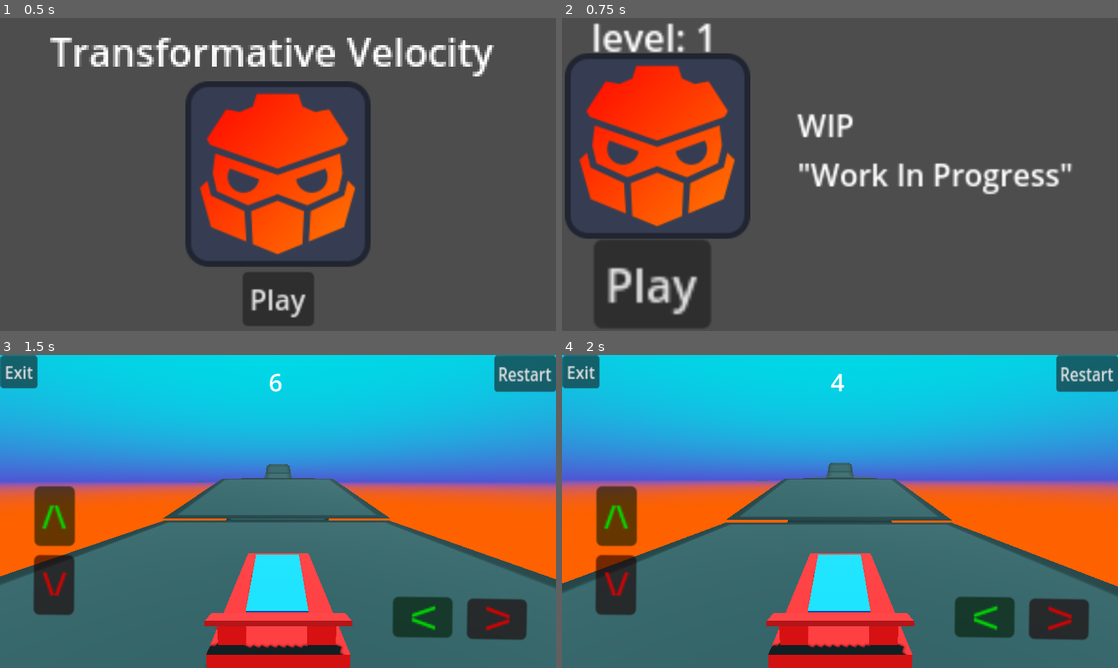
Above: before the commit, frames 1-4 (two rows, left to right).
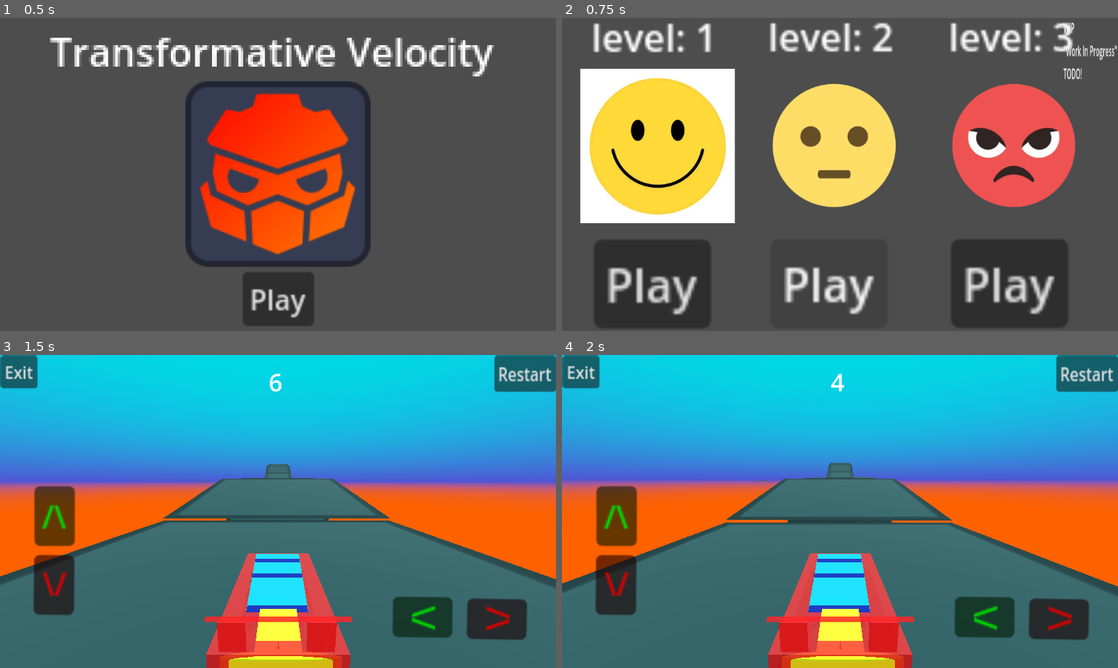
Above: after the commit, the same moments.

Repository: had2020/Transformative-Velocity
Game: Godot game, scene res://scenes/menu.tscn
Same seed, same stepped clock (60 frames per second), same inputs: the game is played once before the commit and once after it. Sound files missing from this copy of the repository are replaced by a short silence.
Inputs:
- Up to frame 1 (0.5 s): no input
- Up to frame 2 (0.75 s): click "Play" at 0.5 s
- Up to frame 3 (1.5 s): click "Play" at 1.25 s
- Up to frame 4 (2 s): no input

Frame 1 is identical in both runs. In frame 2, 39% of the frame differs, in the area x 0-100%, y 1-99%; in frame 3, 5.3%; in frame 4, 5.3%.

Commit message:
more content

Diff:
--- a/cars/BaseCar.tscn
+++ b/cars/BaseCar.tscn
@@ -6,16 +6,41 @@
 size = Vector3(1.9717, 1, 2.08592)
 
 [sub_resource type="StandardMaterial3D" id="StandardMaterial3D_lui0j"]
-albedo_color = Color(1, 0, 0, 1)
+transparency = 1
+albedo_color = Color(1, 0, 0, 0.827451)
 
 [sub_resource type="BoxMesh" id="BoxMesh_u5god"]
 material = SubResource("StandardMaterial3D_lui0j")
 
+[sub_resource type="StandardMaterial3D" id="StandardMaterial3D_rv4qj"]
+albedo_color = Color(0, 0, 0, 1)
+
+[sub_resource type="PrismMesh" id="PrismMesh_rj5il"]
+material = SubResource("StandardMaterial3D_rv4qj")
+
+[sub_resource type="StandardMaterial3D" id="StandardMaterial3D_kj56m"]
+albedo_color = Color(1, 1, 0, 1)
+
+[sub_resource type="CylinderMesh" id="CylinderMesh_43ync"]
+material = SubResource("StandardMaterial3D_kj56m")
+
+[sub_resource type="StandardMaterial3D" id="StandardMaterial3D_b4um5"]
+albedo_color = Color(1, 1, 0, 1)
+
+[sub_resource type="CapsuleMesh" id="CapsuleMesh_5vxln"]
+material = SubResource("StandardMaterial3D_b4um5")
+
 [sub_resource type="StandardMaterial3D" id="StandardMaterial3D_gvmww"]
 albedo_color = Color(0, 0.384314, 1, 1)
 
 [sub_resource type="BoxMesh" id="BoxMesh_qoqf8"]
 material = SubResource("StandardMaterial3D_gvmww")
+
+[sub_resource type="StandardMaterial3D" id="StandardMaterial3D_fblnw"]
+albedo_color = Color(0, 0, 0.317647, 1)
+
+[sub_resource type="PlaneMesh" id="PlaneMesh_1e5dl"]
+material = SubResource("StandardMaterial3D_fblnw")
 
 [node name="car" type="VehicleBody3D"]
 center_of_mass_mode = 1
@@ -141,11 +166,23 @@
 transform = Transform3D(1, 0, 0, 0, 0.988387, 0.151961, 0, -0.151961, 0.988387, 0, 3.37968, 5.44511)
 
 [node name="body" type="MeshInstance3D" parent="."]
-transform = Transform3D(-2.44093, 0, -7.30858e-07, 0, 0.7, 0, 3.6857e-07, 0, -4.84025, 0, 0.121598, 0)
-mesh = SubResource("BoxMesh_u5god")
+transform = Transform3D(-2.44093, 0, -7.30858e-07, 0, 0.7, 0, 3.6857e-07, 0, -4.84025, -0.00142109, 0.123878, -0.00308347)
+mesh = SubResource("BoxMesh_u5god")
+
+[node name="MeshInstance3D" type="MeshInstance3D" parent="body"]
+transform = Transform3D(1, 0, 0, 0, 1, 0, -7.10543e-15, 0, 0.948047, 0, 0, 0)
+mesh = SubResource("PrismMesh_rj5il")
+
+[node name="MeshInstance3D2" type="MeshInstance3D" parent="body"]
+transform = Transform3D(-9.86089e-09, 0.170156, 0, -0.225591, -7.43773e-09, 0, 3.17637e-22, -7.99361e-15, 0.999508, -0.000629126, 0.444563, -0.00352211)
+mesh = SubResource("CylinderMesh_43ync")
+
+[node name="MeshInstance3D3" type="MeshInstance3D" parent="body"]
+transform = Transform3D(0.867454, 0, 1.77636e-15, 0, 0.26358, 0, -2.13163e-14, 0, -0.0370287, -0.0175748, 0.214733, -0.489864)
+mesh = SubResource("CapsuleMesh_5vxln")
 
 [node name="rail" type="MeshInstance3D" parent="."]
-transform = Transform3D(-2.44093, 0, -5.91274e-08, 1.13686e-07, 0.0840193, -0.120785, 3.50598e-07, -0.0272444, -0.372489, 0, 0.990425, 2.22218)
+transform = Transform3D(-2.44093, -7.19857e-16, -5.91274e-08, 2.15446e-07, 0.0716643, -0.228899, 2.99043e-07, -0.0516308, -0.317714, 0, 0.990425, 2.22218)
 mesh = SubResource("BoxMesh_u5god")
 
 [node name="bar" type="MeshInstance3D" parent="."]
@@ -157,8 +194,20 @@
 mesh = SubResource("BoxMesh_u5god")
 
 [node name="MeshInstance3D" type="MeshInstance3D" parent="."]
-transform = Transform3D(1.39692, 0, 0, 0, 0.380983, -0.477796, 0, 0.0823506, 2.21046, -0.0277523, 0.556672, 0.147649)
+transform = Transform3D(1.39692, 0, 0, 0, 0.37869, -0.535649, 0, 0.0923218, 2.19716, -0.0277523, 0.556672, 0.147649)
 mesh = SubResource("BoxMesh_qoqf8")
+
+[node name="MeshInstance3D" type="MeshInstance3D" parent="MeshInstance3D"]
+transform = Transform3D(0.495108, 0, 0, 0, 0.765365, 0, 0, 0, 0.0375657, 0, 0.548241, -0.0230364)
+mesh = SubResource("PlaneMesh_1e5dl")
+
+[node name="MeshInstance3D2" type="MeshInstance3D" parent="MeshInstance3D"]
+transform = Transform3D(0.495108, 0, 0, 0, 0.765365, 0, 0, 0, 0.0375657, 0, 0.506743, -0.345704)
+mesh = SubResource("PlaneMesh_1e5dl")
+
+[node name="MeshInstance3D3" type="MeshInstance3D" parent="MeshInstance3D"]
+transform = Transform3D(0.495108, 0, 0, 0, 0.765365, 0, 0, 0, 0.0375657, 0, 0.515676, 0.460374)
+mesh = SubResource("PlaneMesh_1e5dl")
 
 [connection signal="button_down" from="Hud/Up_Button" to="." method="_on_up_button_button_down"]
 [connection signal="button_up" from="Hud/Up_Button" to="." method="_on_up_button_button_up"]
--- /dev/null
+++ b/scenes/level_2.tscn
@@ -0,0 +1,99 @@
+[gd_scene load_steps=10 format=3 uid="uid://jd3jmri72su8"]
+
+[ext_resource type="Script" path="res://scenes/level.gd" id="1_ckgxg"]
+[ext_resource type="PackedScene" uid="uid://duy0dbkychify" path="res://cars/BaseCar.tscn" id="2_2wwlp"]
+[ext_resource type="AudioStream" uid="uid://ckvpt2qrxs7my" path="res://assets/sounds/happy.mp3" id="3_deui1"]
+[ext_resource type="PackedScene" uid="uid://c3uk6bbkmlydk" path="res://scenes/floor_tile.tscn" id="4_hfh7x"]
+[ext_resource type="PackedScene" uid="uid://61ut5m70glvx" path="res://scenes/finish_line.tscn" id="5_6wsap"]
+
+[sub_resource type="ProceduralSkyMaterial" id="ProceduralSkyMaterial_5hklr"]
+sky_top_color = Color(0, 0.769445, 0.820386, 1)
+sky_horizon_color = Color(0.25, 0.267851, 0.705097, 1)
+ground_bottom_color = Color(1, 0.301961, 0, 1)
+ground_horizon_color = Color(0.25, 0.267851, 0.705097, 1)
+
+[sub_resource type="Sky" id="Sky_htovp"]
+sky_material = SubResource("ProceduralSkyMaterial_5hklr")
+
+[sub_resource type="Environment" id="Environment_0ayn8"]
+background_mode = 2
+sky = SubResource("Sky_htovp")
+tonemap_mode = 2
+
+[sub_resource type="WorldBoundaryShape3D" id="WorldBoundaryShape3D_2wnsn"]
+
+[node name="Level" type="Node3D"]
+script = ExtResource("1_ckgxg")
+
+[node name="WorldEnvironment" type="WorldEnvironment" parent="."]
+environment = SubResource("Environment_0ayn8")
+
+[node name="DirectionalLight3D" type="DirectionalLight3D" parent="."]
+transform = Transform3D(-0.866025, -0.433013, 0.25, 0, 0.5, 0.866025, -0.5, 0.75, -0.433013, 0, 0, 0)
+shadow_enabled = true
+
+[node name="car" parent="." instance=ExtResource("2_2wwlp")]
+transform = Transform3D(1, 0, 0, 0, 1, 0, 0, 0, 1, 0.130992, 0, 2.26359)
+
+[node name="AudioStreamPlayer" type="AudioStreamPlayer" parent="."]
+stream = ExtResource("3_deui1")
+autoplay = true
+
+[node name="Lava" type="Area3D" parent="."]
+transform = Transform3D(10, 0, 0, 0, 1, 0, 0, 0, 10, 0.000709534, -77.0495, -0.0475006)
+
+[node name="CollisionShape3D" type="CollisionShape3D" parent="Lava"]
+shape = SubResource("WorldBoundaryShape3D_2wnsn")
+
+[node name="floors" type="Node3D" parent="."]
+
+[node name="floor_tile" parent="floors" instance=ExtResource("4_hfh7x")]
+transform = Transform3D(1, 0, 0, 0, 1, 0, 0, 0, 1, -0.00919151, 0.0328088, 0.0199165)
+
+[node name="floor_tile2" parent="floors" instance=ExtResource("4_hfh7x")]
+transform = Transform3D(1, 0, 0, 0, 1, 0, 0, 0, 10.714, -0.00919151, 0.0328088, -116.986)
+
+[node name="floor_tile3" parent="floors" instance=ExtResource("4_hfh7x")]
+transform = Transform3D(1.04942, 0, 0, 0, 0.985871, 1.79469, 0, -0.167509, 10.5626, -0.00919151, -34.2619, -407.766)
+
+[node name="floor_tile5" parent="floors/floor_tile3" instance=ExtResource("4_hfh7x")]
+transform = Transform3D(0.64265, 0.766033, 0.0139618, -0.766026, 0.642772, -0.0069809, -0.0143221, -0.00620862, 0.999878, -16.0413, 7.37617, 0.137966)
+
+[node name="floor_tile6" parent="floors/floor_tile3" instance=ExtResource("4_hfh7x")]
+transform = Transform3D(0.6428, -0.765907, 0.0139618, 0.766026, 0.642772, -0.00698113, -0.00362728, 0.0151827, 0.999878, 15.4695, 7.37617, 0.137966)
+
+[node name="floor_tile4" parent="floors" instance=ExtResource("4_hfh7x")]
+transform = Transform3D(1, 0, 0, 0, 0.980014, -0.00964725, 0, 0.00697869, 1.35473, 0.235539, -37.2275, -437.289)
+
+[node name="Tunnel" type="Node3D" parent="floors"]
+transform = Transform3D(1, 0, 0, 0, 1, 0, 0, 0, 1, -0.119766, -39.4719, -718.944)
+
+[node name="floor_tile5" parent="floors/Tunnel" instance=ExtResource("4_hfh7x")]
+transform = Transform3D(1, 0, 0, 0, 1.14671, 0, 0, 0, 19.5765, 0.977521, -7.99451, -14.6866)
+
+[node name="floor_tile8" parent="floors/Tunnel" instance=ExtResource("4_hfh7x")]
+transform = Transform3D(1, 0, 0, 0, 1.09708, -0.319547, 0, 0.333695, 1.05057, 0.977517, -5.11881, 85.7679)
+
+[node name="floor_tile9" parent="floors/Tunnel" instance=ExtResource("4_hfh7x")]
+transform = Transform3D(1, 0, 0, 0, 1.09708, -0.319547, 0, 0.333695, 1.05057, 0.938066, -5.089, 10.569)
+
+[node name="floor_tile10" parent="floors/Tunnel" instance=ExtResource("4_hfh7x")]
+transform = Transform3D(1, 0, 0, 0, 1.09708, -0.319547, 0, 0.333695, 1.05057, 0.938066, -5.089, -76.5693)
+
+[node name="floor_tile11" parent="floors/Tunnel" instance=ExtResource("4_hfh7x")]
+transform = Transform3D(1, 0, 0, 0, 1.09708, -0.319547, 0, 0.333695, 1.05057, -2.41179, -4.84561, -216.369)
+
+[node name="floor_tile6" parent="floors/Tunnel" instance=ExtResource("4_hfh7x")]
+transform = Transform3D(0.64269, -0.878296, 0.341657, 0.766044, 0.73709, 0, -0.0112182, 0.0153307, 19.5735, 12.8655, -1.11827, -14.8164)
+
+[node name="floor_tile7" parent="floors/Tunnel" instance=ExtResource("4_hfh7x")]
+transform = Transform3D(-0.642788, 0.87843, 1.71143e-06, 0.766044, 0.73709, 0, -5.61943e-08, 7.67948e-08, -19.5765, -12.4924, -1.11827, -14.8164)
+
+[node name="Finish line" parent="." instance=ExtResource("5_6wsap")]
+transform = Transform3D(4.80055, 0, 0, 0, 3.19216, 0, 0, 0, 1, -3.07889, -31.5268, -958.735)
+
+[connection signal="finished" from="AudioStreamPlayer" to="." method="_on_audio_stream_player_finished"]
+[connection signal="area_entered" from="Lava" to="." method="_on_lava_area_entered"]
+[connection signal="area_shape_entered" from="Lava" to="." method="_on_lava_area_shape_entered"]
+[connection signal="body_entered" from="Lava" to="." method="_on_lava_body_entered"]
+[connection signal="body_shape_entered" from="Lava" to="." method="_on_lava_body_shape_entered"]
--- /dev/null
+++ b/scenes/level_3.tscn
@@ -0,0 +1,108 @@
+[gd_scene load_steps=10 format=3 uid="uid://dk7tnpydrny47"]
+
+[ext_resource type="Script" path="res://scenes/level.gd" id="1_k5kp0"]
+[ext_resource type="PackedScene" uid="uid://duy0dbkychify" path="res://cars/BaseCar.tscn" id="2_6ekic"]
+[ext_resource type="AudioStream" uid="uid://ckvpt2qrxs7my" path="res://assets/sounds/happy.mp3" id="3_26bgp"]
+[ext_resource type="PackedScene" uid="uid://c3uk6bbkmlydk" path="res://scenes/floor_tile.tscn" id="4_kyh04"]
+[ext_resource type="PackedScene" uid="uid://61ut5m70glvx" path="res://scenes/finish_line.tscn" id="5_pyq5r"]
+
+[sub_resource type="ProceduralSkyMaterial" id="ProceduralSkyMaterial_5hklr"]
+sky_top_color = Color(0, 0.769445, 0.820386, 1)
+sky_horizon_color = Color(0.25, 0.267851, 0.705097, 1)
+ground_bottom_color = Color(1, 0.301961, 0, 1)
+ground_horizon_color = Color(0.25, 0.267851, 0.705097, 1)
+
+[sub_resource type="Sky" id="Sky_htovp"]
+sky_material = SubResource("ProceduralSkyMaterial_5hklr")
+
+[sub_resource type="Environment" id="Environment_0ayn8"]
+background_mode = 2
+sky = SubResource("Sky_htovp")
+tonemap_mode = 2
+
+[sub_resource type="WorldBoundaryShape3D" id="WorldBoundaryShape3D_2wnsn"]
+
+[node name="Level" type="Node3D"]
+script = ExtResource("1_k5kp0")
+
+[node name="WorldEnvironment" type="WorldEnvironment" parent="."]
+environment = SubResource("Environment_0ayn8")
+
+[node name="DirectionalLight3D" type="DirectionalLight3D" parent="."]
+transform = Transform3D(-0.866025, -0.433013, 0.25, 0, 0.5, 0.866025, -0.5, 0.75, -0.433013, 0, 0, 0)
+shadow_enabled = true
+
+[node name="car" parent="." instance=ExtResource("2_6ekic")]
+transform = Transform3D(1, 0, 0, 0, 1, 0, 0, 0, 1, 0.130992, 0, 2.26359)
+
+[node name="AudioStreamPlayer" type="AudioStreamPlayer" parent="."]
+stream = ExtResource("3_26bgp")
+autoplay = true
+
+[node name="Lava" type="Area3D" parent="."]
+transform = Transform3D(10, 0, 0, 0, 1, 0, 0, 0, 10, 0.000709534, -109.029, -0.0475006)
+
+[node name="CollisionShape3D" type="CollisionShape3D" parent="Lava"]
+shape = SubResource("WorldBoundaryShape3D_2wnsn")
+
+[node name="floors" type="Node3D" parent="."]
+
+[node name="floor_tile" parent="floors" instance=ExtResource("4_kyh04")]
+transform = Transform3D(1, 0, 0, 0, 1, 0, 0, 0, 1, -0.00919151, 0.0328088, 0.0199165)
+
+[node name="Tunnel" type="Node3D" parent="floors"]
+transform = Transform3D(1, 0, 0, 0, 0.991698, 0.128588, 0, -0.128588, 0.991698, -0.119743, -15.3906, -188.192)
+
+[node name="floor_tile5" parent="floors/Tunnel" instance=ExtResource("4_kyh04")]
+transform = Transform3D(1, 0, 0, 0, 1.14671, 0, 0, 0, 19.5765, 0.977521, -7.99451, -14.6866)
+
+[node name="floor_tile8" parent="floors/Tunnel" instance=ExtResource("4_kyh04")]
+transform = Transform3D(1, 0, 0, 0, 1.09708, -0.319547, 0, 0.333695, 1.05057, 0.977517, -5.11881, 85.7679)
+
+[node name="floor_tile9" parent="floors/Tunnel" instance=ExtResource("4_kyh04")]
+transform = Transform3D(1, 0, 0, 0, 1.09708, -0.319547, 0, 0.333695, 1.05057, 0.938066, -5.089, 10.569)
+
+[node name="floor_tile10" parent="floors/Tunnel" instance=ExtResource("4_kyh04")]
+transform = Transform3D(1, 0, 0, 0, 1.09708, -0.319547, 0, 0.333695, 1.05057, 0.938066, -5.089, -76.5693)
+
+[node name="floor_tile7" parent="floors/Tunnel" instance=ExtResource("4_kyh04")]
+transform = Transform3D(-0.642788, 0.87843, 1.71143e-06, 0.766044, 0.73709, 0, -5.61943e-08, 7.67948e-08, -19.5765, -12.4924, -1.11827, -14.8164)
+
+[node name="floor_tile11" parent="floors" instance=ExtResource("4_kyh04")]
+transform = Transform3D(1, 0, 0, 0, 1.14671, 0, 0, 0, 8.76577, -2.53153, -48.0184, -462.458)
+
+[node name="floor_tile12" parent="floors" instance=ExtResource("4_kyh04")]
+transform = Transform3D(1, 0, 0, 0, 1.14671, 0, 0, 0, 1.04667, -2.53153, -53.4428, -556.402)
+
+[node name="floor_tile13" parent="floors" instance=ExtResource("4_kyh04")]
+transform = Transform3D(1, 0, 0, 0, 1.14671, 0, 0, 0, 1.04667, -2.53153, -59.1753, -574.294)
+
+[node name="floor_tile14" parent="floors" instance=ExtResource("4_kyh04")]
+transform = Transform3D(1, 0, 0, 0, 1.14671, 0, 0, 0, 1.04667, -2.53153, -66.5316, -604.521)
+
+[node name="floor_tile15" parent="floors" instance=ExtResource("4_kyh04")]
+transform = Transform3D(0.671229, 0, 4.79195, 0, 1.14671, 0, -0.74125, 0, 4.33929, -42.8421, -74.1198, -657.481)
+
+[node name="floor_tile16" parent="floors" instance=ExtResource("4_kyh04")]
+transform = Transform3D(-0.512208, 0, 5.55227, 0, 1.14671, 0, -0.858862, 0, -3.31126, -134.07, -74.2686, -672.103)
+
+[node name="floor_tile17" parent="floors" instance=ExtResource("4_kyh04")]
+transform = Transform3D(-0.769188, 0, 4.13109, 0, 1.14671, 0, -0.639023, 0, -4.97256, -225.114, -74.9211, -593.521)
+
+[node name="floor_tile18" parent="floors" instance=ExtResource("4_kyh04")]
+transform = Transform3D(-0.94839, 0, 2.04999, 0, 1.14671, 0, -0.317106, 0, -6.13105, -279.837, -75.7315, -495.9)
+
+[node name="floor_tile19" parent="floors" instance=ExtResource("4_kyh04")]
+transform = Transform3D(0.310676, 0.460638, 5.56907, 1.91566e-08, 1.03927, -2.7321, -0.950516, 0.15056, 1.82025, -340.461, -59.0349, -458.391)
+
+[node name="floor_tile20" parent="floors" instance=ExtResource("4_kyh04")]
+transform = Transform3D(-2.12311, 0, 1.15103, 0, 1.14671, 0, -0.571388, 0, -4.27688, -323.254, -87.0875, -344.287)
+
+[node name="Finish line" parent="floors" instance=ExtResource("5_pyq5r")]
+transform = Transform3D(5.00606, 0, -0.022988, 0, 2.64153, 0, 1.08244, 0, 0.106315, -332.333, -81.1082, -297.975)
+
+[connection signal="finished" from="AudioStreamPlayer" to="." method="_on_audio_stream_player_finished"]
+[connection signal="area_entered" from="Lava" to="." method="_on_lava_area_entered"]
+[connection signal="area_shape_entered" from="Lava" to="." method="_on_lava_area_shape_entered"]
+[connection signal="body_entered" from="Lava" to="." method="_on_lava_body_entered"]
+[connection signal="body_shape_entered" from="Lava" to="." method="_on_lava_body_shape_entered"]
--- a/scenes/level_select.tscn
+++ b/scenes/level_select.tscn
@@ -1,7 +1,9 @@
-[gd_scene load_steps=3 format=3 uid="uid://blkasq375agl8"]
+[gd_scene load_steps=5 format=3 uid="uid://blkasq375agl8"]
 
 [ext_resource type="Script" path="res://scenes/level_item.gd" id="1_1ev41"]
-[ext_resource type="Texture2D" uid="uid://7q2vp67qjxjx" path="res://icon.svg" id="1_dx5em"]
+[ext_resource type="Texture2D" uid="uid://b0vabc1t2wens" path="res://assets/easy Small.png" id="2_cd55w"]
+[ext_resource type="Texture2D" uid="uid://b5ciqlfnvm6qc" path="res://assets/med Small.png" id="3_5s0bn"]
+[ext_resource type="Texture2D" uid="uid://i7v60vrgtwtg" path="res://assets/hard Small.png" id="4_hebda"]
 
 [node name="Level_select" type="Node2D"]
 
@@ -11,8 +13,7 @@
 level_num = "1"
 
 [node name="Sprite2D" type="Sprite2D" parent="Level_item"]
-scale = Vector2(3, 3)
-texture = ExtResource("1_dx5em")
+texture = ExtResource("2_cd55w")
 
 [node name="Label" type="Label" parent="Level_item"]
 offset_left = -137.0
@@ -30,13 +31,65 @@
 scale = Vector2(5.92, 5.92)
 text = "Play"
 
+[node name="Level_item2" type="Node2D" parent="."]
+position = Vector2(564, 264)
+script = ExtResource("1_1ev41")
+level_num = "2"
+
+[node name="Sprite2D" type="Sprite2D" parent="Level_item2"]
+texture = ExtResource("3_5s0bn")
+
+[node name="Label" type="Label" parent="Level_item2"]
+offset_left = -137.0
+offset_top = -282.0
+offset_right = -46.0
+offset_bottom = -259.0
+scale = Vector2(4.84, 4.84)
+text = "Level 2"
+
+[node name="Button" type="Button" parent="Level_item2"]
+offset_left = -132.0
+offset_top = 194.0
+offset_right = -91.0
+offset_bottom = 225.0
+scale = Vector2(5.92, 5.92)
+text = "Play"
+
+[node name="Level_item3" type="Node2D" parent="."]
+position = Vector2(938, 264)
+script = ExtResource("1_1ev41")
+level_num = "3"
+
+[node name="Sprite2D" type="Sprite2D" parent="Level_item3"]
+position = Vector2(-2, 0)
+texture = ExtResource("4_hebda")
+
+[node name="Label" type="Label" parent="Level_item3"]
+offset_left = -137.0
+offset_top = -282.0
+offset_right = -46.0
+offset_bottom = -259.0
+scale = Vector2(4.84, 4.84)
+text = "Level 2"
+
+[node name="Button" type="Button" parent="Level_item3"]
+offset_left = -132.0
+offset_top = 194.0
+offset_right = -91.0
+offset_bottom = 225.0
+scale = Vector2(5.92, 5.92)
+text = "Play"
+
 [node name="Label" type="Label" parent="."]
-offset_left = 488.0
-offset_top = 176.0
-offset_right = 634.0
-offset_bottom = 225.0
-scale = Vector2(3.92244, 3.92244)
+offset_left = 1039.0
+offset_top = -1.00003
+offset_right = 1185.0
+offset_bottom = 74.0
+scale = Vector2(0.76244, 1.82084)
 text = "WIP
-\"Work In Progress\""
+\"Work In Progress\"
+TODO!"
 
 [connection signal="pressed" from="Level_item/Button" to="Level_item" method="_on_button_pressed"]
+[connection signal="pressed" from="Level_item2/Button" to="Level_item2" method="_on_button_pressed"]
+[connection signal="pressed" from="Level_item3/Button" to="Level_item3" method="_on_button_pressed"]
Binary file added: assets/easy Small.png
Not shown, added: assets/easy Small.png.import
Binary file added: assets/hard Small.png
Not shown, added: assets/hard Small.png.import
Binary file added: assets/med Small.png
Not shown, added: assets/med Small.png.import
Not shown: 1 places in cars/BaseCar.tscn that only renumber resources
Not shown, changed: export_presets.cfg
